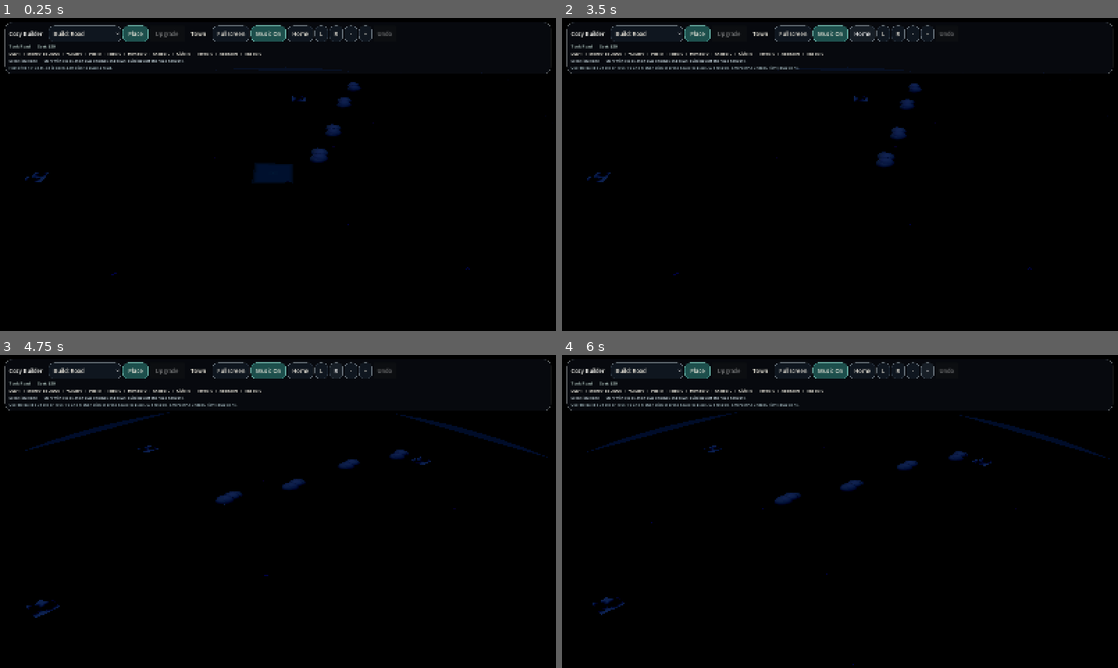
Above: before the commit, frames 1-4 (two rows, left to right).
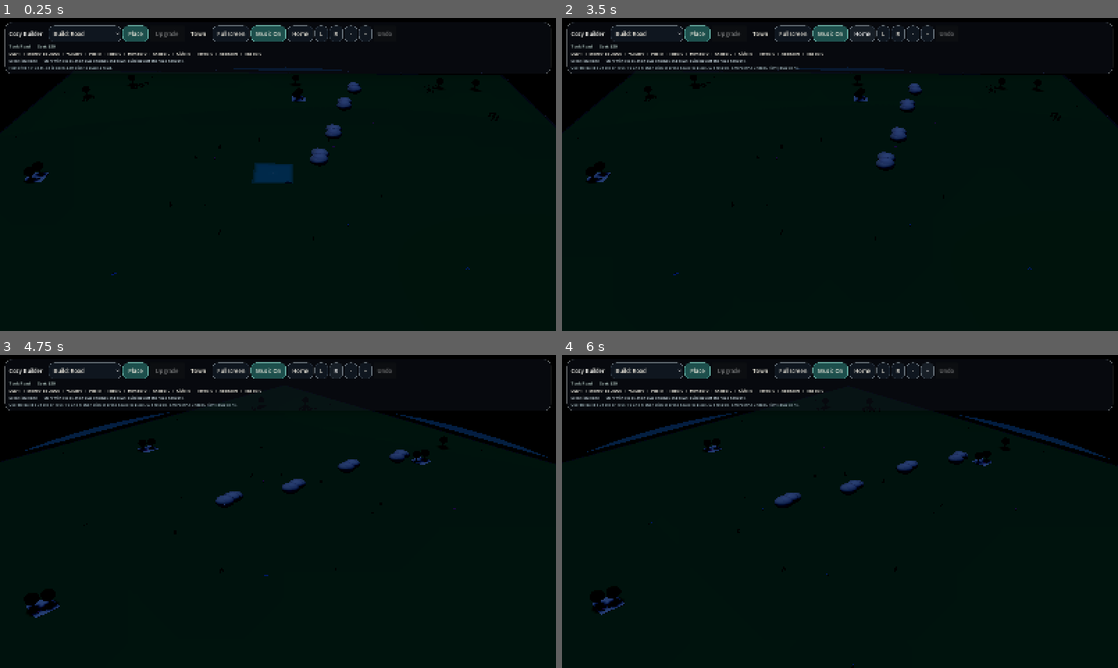
Above: after the commit, the same moments.

Repository: johnswaffles/my-backend-api
Game: Godot game, scene res://scenes/main_scene.tscn
The game is run twice, just before and just after one commit, with the same random seed, the same clock (stepped at 60 frames per second) and the same inputs.
Inputs:
- Up to frame 1 (0.25 s): no input
- Up to frame 2 (3.5 s): click "Build: Road" at 0.5 s; click "Place" at 1.25 s; click "Town" at 2 s; click "Home" at 2.75 s
- Up to frame 3 (4.75 s): click "L" at 3.5 s; click "R" at 4.25 s
- Up to frame 4 (6 s): click "-" at 5 s; click "+" at 5.75 s

The runs differ from the first frame. In frame 1, 0.8% of the frame differs, in the area x 4-85%, y 20-83%; in frame 2, 0.4%; in frame 3, 0.8%; in frame 4, 0.8%.

Commit message:
Soften dusk start and simplify lamp glow

Diff:
--- a/cozy-builder-godot/scenes/lighting_controller.tscn
+++ b/cozy-builder-godot/scenes/lighting_controller.tscn
@@ -18,19 +18,19 @@
 sky = SubResource("2")
 ambient_light_source = 3
 ambient_light_color = Color(0.0745098, 0.0862745, 0.117647, 1)
-ambient_light_energy = 0.07
+ambient_light_energy = 0.11
 reflected_light_source = 1
 tonemap_mode = 2
 glow_enabled = true
-glow_bloom = 0.11
-glow_intensity = 0.18
+glow_bloom = 0.1
+glow_intensity = 0.16
 fog_enabled = true
 fog_light_color = Color(0.282353, 0.223529, 0.231373, 1)
-fog_light_energy = 0.1
-fog_density = 0.0012
+fog_light_energy = 0.11
+fog_density = 0.0011
 adjustment_enabled = true
-adjustment_brightness = 0.68
-adjustment_contrast = 1.18
+adjustment_brightness = 0.76
+adjustment_contrast = 1.14
 adjustment_saturation = 1.04
 
 [node name="LightingController" type="Node3D"]
@@ -42,7 +42,7 @@
 [node name="Sun" type="DirectionalLight3D" parent="."]
 rotation_degrees = Vector3(-68, -32, 0)
 light_color = Color(0.560784, 0.65098, 0.839216, 1)
-light_energy = 0.16
+light_energy = 0.22
 shadow_enabled = true
 directional_shadow_mode = 2
 directional_shadow_max_distance = 180.0
@@ -54,5 +54,5 @@
 [node name="FillLight" type="DirectionalLight3D" parent="."]
 rotation_degrees = Vector3(-18, 136, 0)
 light_color = Color(0.235294, 0.313726, 0.505882, 1)
-light_energy = 0.06
+light_energy = 0.08
 shadow_enabled = false
--- a/cozy-builder-godot/scripts/building_system.gd
+++ b/cozy-builder-godot/scripts/building_system.gd
@@ -4815,7 +4815,7 @@
 	var mesh := CylinderMesh.new()
 	mesh.top_radius = radius
 	mesh.bottom_radius = radius
-	mesh.height = height
+	mesh.height = maxf(0.02, height)
 	pool.mesh = mesh
 	var material := StandardMaterial3D.new()
 	material.albedo_color = Color(glow_color.r, glow_color.g, glow_color.b, alpha)
@@ -4828,7 +4828,7 @@
 	material.emission_energy_multiplier = energy
 	pool.material_override = material
 	pool.cast_shadow = GeometryInstance3D.SHADOW_CASTING_SETTING_OFF
-	pool.position = position_3d
+	pool.position = position_3d + Vector3(0.0, 0.01, 0.0)
 	parent.add_child(pool)
 
 
--- a/cozy-builder-godot/scripts/lighting_controller.gd
+++ b/cozy-builder-godot/scripts/lighting_controller.gd
@@ -16,27 +16,27 @@
 		var env: Environment = world_environment.environment
 		env.background_mode = Environment.BG_SKY
 		env.ambient_light_color = sky_top.lerp(Color(0.86, 0.76, 0.7), 0.16)
-		env.ambient_light_energy = 0.07 + town_strength * 0.16
+		env.ambient_light_energy = 0.11 + town_strength * 0.14
 		env.fog_enabled = true
 		env.fog_light_color = sky_horizon
-		env.fog_light_energy = 0.1 + town_strength * 0.06
-		env.fog_density = 0.0012 + night_strength * 0.0011
-		env.glow_bloom = 0.11 + town_strength * 0.08
-		env.glow_intensity = 0.18 + town_strength * 0.14
+		env.fog_light_energy = 0.11 + town_strength * 0.05
+		env.fog_density = 0.0011 + night_strength * 0.001
+		env.glow_bloom = 0.1 + town_strength * 0.08
+		env.glow_intensity = 0.16 + town_strength * 0.13
 		env.adjustment_enabled = true
-		env.adjustment_brightness = 0.68 + town_strength * 0.12
-		env.adjustment_contrast = 1.18 + night_strength * 0.08
+		env.adjustment_brightness = 0.76 + town_strength * 0.1
+		env.adjustment_contrast = 1.14 + night_strength * 0.07
 		env.adjustment_saturation = 1.04
 	if sun:
 		sun.light_color = Color(0.5, 0.6, 0.84).lerp(Color(1.0, 0.82, 0.56), town_strength * 0.62)
-		sun.light_energy = 0.16 + town_strength * 0.34
+		sun.light_energy = 0.22 + town_strength * 0.3
 		sun.rotation_degrees = Vector3(-62.0, -30.0, 0.0)
 		sun.shadow_blur = 0.96
 	if fill_light:
 		fill_light.light_color = Color(0.26, 0.34, 0.54).lerp(Color(0.96, 0.84, 0.64), town_strength * 0.42)
-		fill_light.light_energy = 0.06 + town_strength * 0.09
+		fill_light.light_energy = 0.08 + town_strength * 0.08
 	for band in window_bands:
 		if is_instance_valid(band):
 			var material := band.material_override as StandardMaterial3D
 			if material:
-				material.emission_energy_multiplier = 1.02 + town_strength * 1.08 + night_strength * 0.26
+				material.emission_energy_multiplier = 1.08 + town_strength * 1.0 + night_strength * 0.22
Not shown, changed: public/godot-playtest/index.html
Not shown, changed: public/godot-playtest/index.pck
